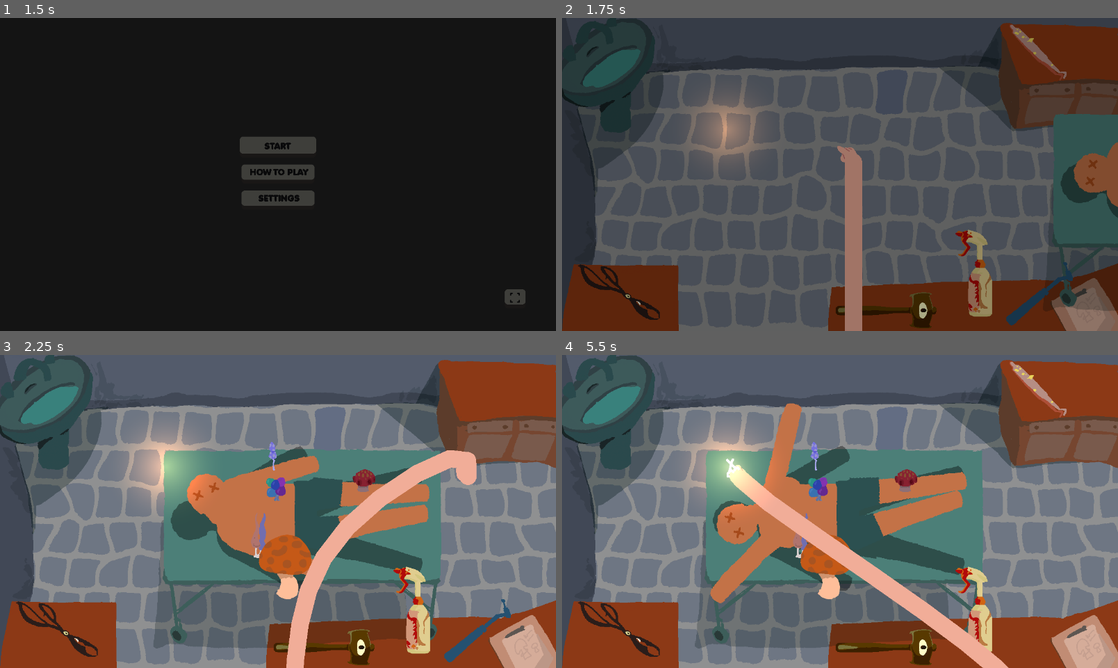
Above: before the commit, frames 1-4 (two rows, left to right).
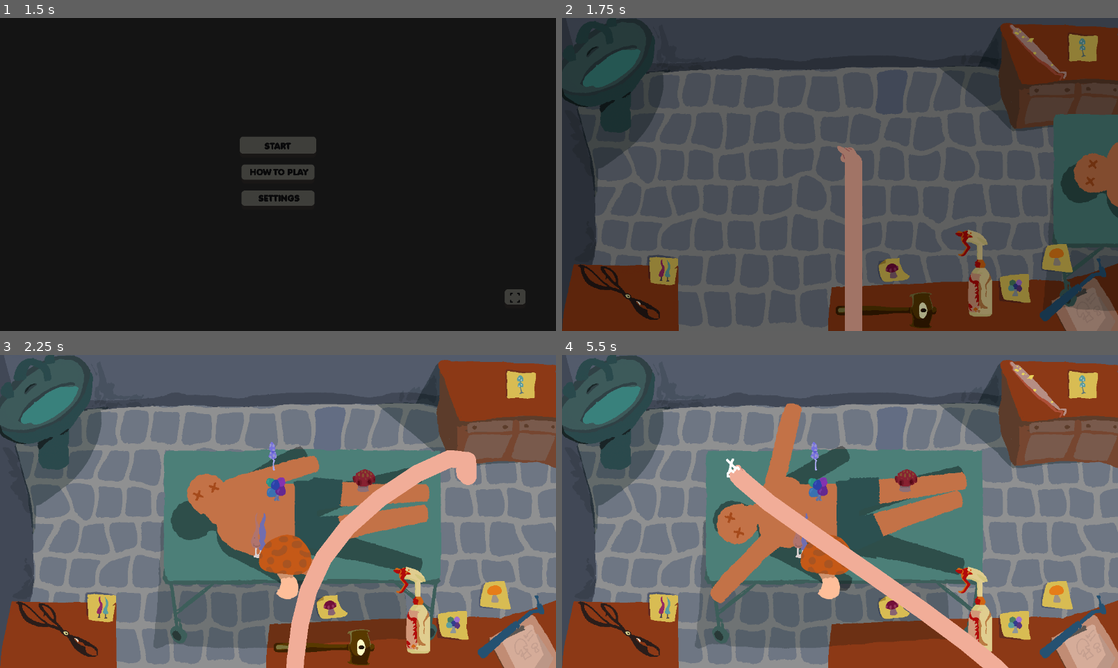
Above: after the commit, the same moments.

Repository: IsaacCerejo/wild-jam-87
Game: Godot game, scene res://scenes/splash_screen_manager/splash_screen_manager.tscn
Same seed, same stepped clock (60 frames per second), same inputs: the game is played once before the commit and once after it. The engine's default icon, where the game draws it, is replaced by a stand-in: a white triangle on a blue panel in a dark square. Sound files missing from this copy of the repository are replaced by a short silence.
Inputs (mouse positions are in pixels of both pictures, inside the frame that each line leads up to):
- Up to frame 1 (1.5 s): tap Enter at 0.5 s; move the mouse to (400, 158) at 0.52 s; click (400, 158) at 0.67 s; click "START" at 1.25 s
- Up to frame 2 (1.75 s): no input
- Up to frame 3 (2.25 s): drag from (478, 389) to (411, 611) at 2.02 s
- Up to frame 4 (5.5 s): click (973, 611) at 2.92 s; drag from (617, 630) to (884, 646) at 3.52 s; drag from (884, 646) to (1040, 633) at 4.27 s; drag from (1040, 633) to (728, 464) at 5.02 s

Frame 1 is identical in both runs. In frame 2, 4.6% of the frame differs, in the area x 15-98%, y 5-99%; in frame 3, 5.4%; in frame 4, 5.5%, in the area x 15-98%, y 4-100%.

Commit message:
feat: postit notes

Diff:
--- a/scenes/main_game/main_game.tscn
+++ b/scenes/main_game/main_game.tscn
@@ -18,6 +18,11 @@
 [ext_resource type="Texture2D" uid="uid://cq78o0i5acgfx" path="res://assets/icons/icon.svg" id="14_ebk6p"]
 [ext_resource type="Texture2D" uid="uid://cyhrd3h7qpjot" path="res://assets/tools/drill.png" id="14_kwr1i"]
 [ext_resource type="Script" uid="uid://b1allxwp806s0" path="res://scripts/main_game/lantern.gd" id="14_r8wn4"]
+[ext_resource type="Texture2D" uid="uid://c84qi7og20aic" path="res://assets/post_its/IMG_0761.PNG" id="15_fxa2l"]
+[ext_resource type="Texture2D" uid="uid://df067qcq6mwj3" path="res://assets/post_its/IMG_0760.PNG" id="16_feobv"]
+[ext_resource type="Texture2D" uid="uid://cb6neo1hix40h" path="res://assets/post_its/IMG_0758.PNG" id="17_uddg2"]
+[ext_resource type="Texture2D" uid="uid://ylfhpqxkwiw1" path="res://assets/post_its/IMG_0762.PNG" id="18_qspar"]
+[ext_resource type="Texture2D" uid="uid://63foqjywx0e2" path="res://assets/post_its/IMG_0759.PNG" id="19_7mboc"]
 [ext_resource type="Script" uid="uid://64asebo8pdx5" path="res://scripts/main_game/camera_shake.gd" id="19_r8wn4"]
 
 [sub_resource type="SpriteFrames" id="SpriteFrames_n1acc"]
@@ -168,6 +173,29 @@
 round_precision = 16
 script = ExtResource("13_4y18v")
 
+[node name="PostIts" type="Node2D" parent="."]
+z_index = -1
+position = Vector2(1140, 550)
+
+[node name="TesouraPostIt" type="Sprite2D" parent="PostIts"]
+position = Vector2(-909, 32)
+texture = ExtResource("15_fxa2l")
+
+[node name="SprayPostIt" type="Sprite2D" parent="PostIts"]
+position = Vector2(-97, 70)
+texture = ExtResource("16_feobv")
+
+[node name="HammerPostIt" type="Sprite2D" parent="PostIts"]
+position = Vector2(-379, 30)
+texture = ExtResource("17_uddg2")
+
+[node name="PincaPostIt" type="Sprite2D" parent="PostIts"]
+position = Vector2(58, -482)
+texture = ExtResource("18_qspar")
+
+[node name="DrillPostIt" type="Sprite2D" parent="PostIts"]
+texture = ExtResource("19_7mboc")
+
 [node name="ToolSelector" type="Node2D" parent="."]
 z_index = -1
 script = ExtResource("4_irrf2")
@@ -215,7 +243,7 @@
 shape = SubResource("RectangleShape2D_feobv")
 
 [node name="Drill" parent="ToolSelector" instance=ExtResource("7_b4n6q")]
-position = Vector2(1100, 635)
+position = Vector2(1177, 626)
 type = 3
 
 [node name="Sprite2D" parent="ToolSelector/Drill" index="0"]
@@ -227,6 +255,7 @@
 shape = SubResource("RectangleShape2D_gxjft")
 
 [node name="Lantern" type="Area2D" parent="."]
+visible = false
 z_index = -1
 position = Vector2(381, 254)
 script = ExtResource("14_r8wn4")
Not shown: 1 places in scenes/main_game/main_game.tscn that only renumber resources
